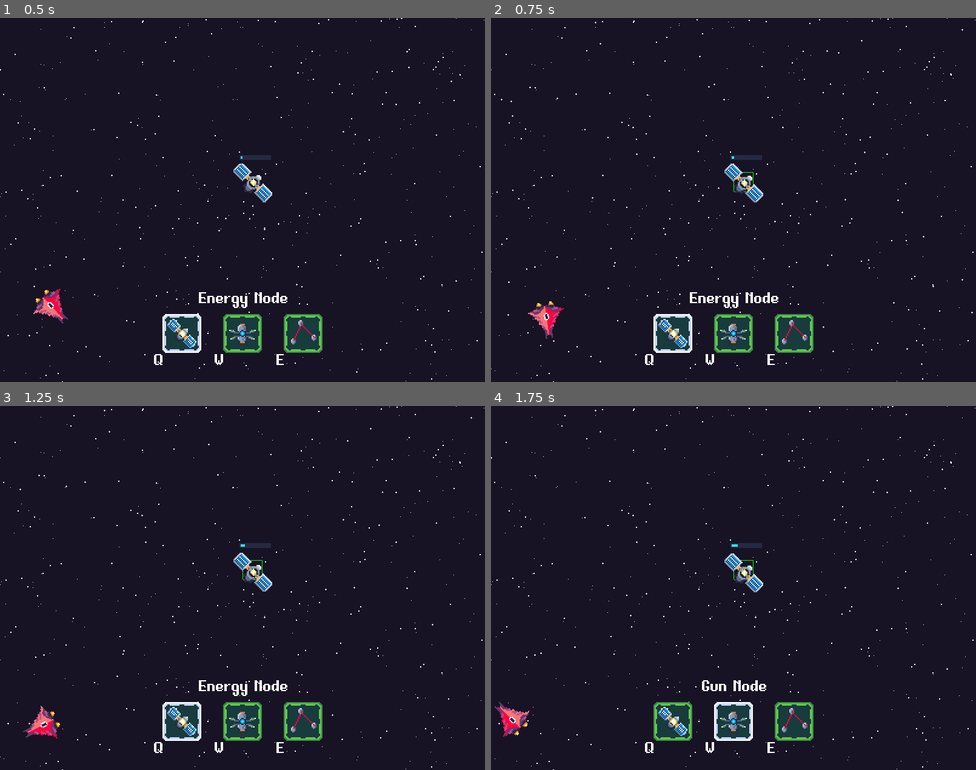
Above: before the commit, frames 1-4 (two rows, left to right).
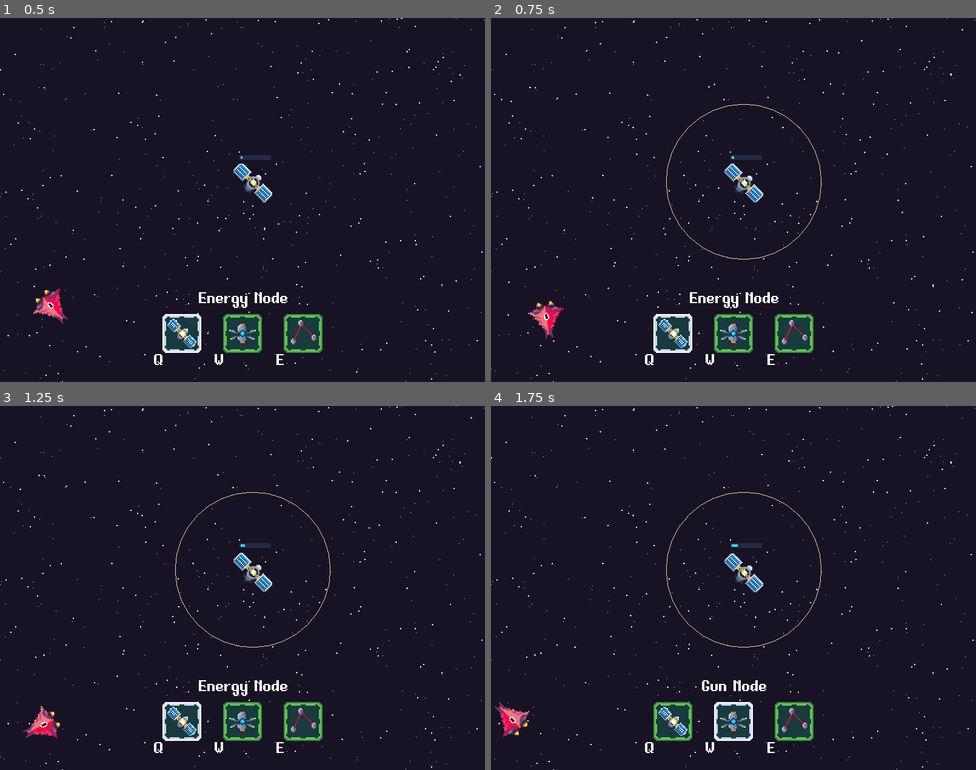
Above: after the commit, the same moments.

Repository: svntax/LD45-StartWithNothing
Game: Godot game, scene res://Scenes/Gameplay.tscn
Two runs of this game, one before a commit and one after it. Both use one fixed random seed, a clock stepped at 60 frames per second and the inputs below.
Inputs (mouse positions are in pixels of both pictures, inside the frame that each line leads up to):
- Up to frame 1 (0.5 s): no input
- Up to frame 2 (0.75 s): move the mouse to (743, 181) at 0.52 s; tap Q (BuildEnergyNode) at 0.6 s; click (743, 181) at 0.67 s
- Up to frame 3 (1.25 s): no input
- Up to frame 4 (1.75 s): tap W (BuildGunNode) at 1.35 s; click (743, 569) at 1.42 s

Frame 1 is identical in both runs. In frame 2, 0.2% of the frame differs, in the area x 36-69%, y 23-67%; in frame 3, 0.2%; in frame 4, 0.2%.

Commit message:
Separated hitbox and mouse detect into 2 area2d nodes, and added circle outline to selected node.

Diff:
--- a/Scenes/EnergyNode.tscn
+++ b/Scenes/EnergyNode.tscn
@@ -33,6 +33,10 @@
 "values": [ Vector2( 0, 0 ), Vector2( 0, 6 ), Vector2( 0, 0 ) ]
 }
 
+[sub_resource type="CapsuleShape2D" id=4]
+radius = 24.0
+height = 40.0
+
 [node name="EnergyNode" groups=[
 "EnergyNodes",
 ] instance=ExtResource( 1 )]
@@ -41,9 +45,6 @@
 [node name="Sprite" type="Sprite" parent="." index="1"]
 scale = Vector2( 2, 2 )
 texture = ExtResource( 3 )
-
-[node name="MouseDetectRange" parent="." index="2"]
-collision_mask = 3
 
 [node name="EnergyUI" type="Node2D" parent="." index="3"]
 z_index = 10
@@ -63,5 +64,8 @@
 [node name="AnimationPlayer" type="AnimationPlayer" parent="." index="4"]
 autoplay = "hover"
 anims/hover = SubResource( 3 )
+
+[node name="CollisionShape2D" type="CollisionShape2D" parent="MouseDetectRange" index="0"]
+rotation = -0.785398
+shape = SubResource( 4 )
 [connection signal="input_event" from="NodeRange" to="." method="_on_NodeRange_input_event"]
-[connection signal="input_event" from="MouseDetectRange" to="." method="_on_MouseDetectRange_input_event"]
--- a/Scenes/GunNode.tscn
+++ b/Scenes/GunNode.tscn
@@ -21,7 +21,10 @@
 "values": [ Vector2( 0, 0 ), Vector2( 0, 6 ), Vector2( 0, 0 ) ]
 }
 
-[node name="GunNode" groups=[
+[sub_resource type="RectangleShape2D" id=2]
+extents = Vector2( 34, 26 )
+
+[node name="GunNode" index="0" groups=[
 "GunNodes",
 ] instance=ExtResource( 1 )]
 script = ExtResource( 2 )
@@ -30,11 +33,13 @@
 scale = Vector2( 2, 2 )
 texture = ExtResource( 3 )
 
-[node name="MouseDetectRange" parent="." index="2"]
-collision_mask = 3
-
 [node name="AnimationPlayer" type="AnimationPlayer" parent="." index="3"]
 autoplay = "hover"
 anims/hover = SubResource( 1 )
+
+[node name="MouseDetectRange" parent="." index="4"]
+collision_mask = 3
+
+[node name="CollisionShape2D" type="CollisionShape2D" parent="MouseDetectRange" index="0"]
+shape = SubResource( 2 )
 [connection signal="input_event" from="NodeRange" to="." method="_on_NodeRange_input_event"]
-[connection signal="input_event" from="MouseDetectRange" to="." method="_on_MouseDetectRange_input_event"]
--- a/Scenes/SpaceNode.tscn
+++ b/Scenes/SpaceNode.tscn
@@ -17,10 +17,13 @@
 [node name="CollisionShape2D" type="CollisionShape2D" parent="NodeRange"]
 shape = SubResource( 1 )
 
-[node name="MouseDetectRange" type="Area2D" parent="." groups=[
+[node name="Hitbox" type="Area2D" parent="." groups=[
 "SpaceNodeHitboxes",
 ]]
 collision_layer = 5
 
-[node name="CollisionShape2D" type="CollisionShape2D" parent="MouseDetectRange"]
+[node name="CollisionShape2D" type="CollisionShape2D" parent="Hitbox"]
 shape = SubResource( 2 )
+
+[node name="MouseDetectRange" type="Area2D" parent="."]
+[connection signal="input_event" from="MouseDetectRange" to="." method="_on_MouseDetectRange_input_event"]
--- a/Scripts/EnergyNode.gd
+++ b/Scripts/EnergyNode.gd
@@ -14,8 +14,9 @@
         #to_local() needed because _draw() is relative to this node's position
         draw_line(to_local($Sprite.global_position), to_local(node.get_node("Sprite").global_position), Color.red, 2)
     if isSelected:
-        draw_rect(Rect2(-16, -16, 32, 32), Color.green, false)
+        #draw_rect(Rect2(-16, -16, 32, 32), Color.green, false)
         #draw_circle(Vector2(0, 0), NODE_RADIUS, Color.green)
+        draw_circle_arc(Vector2(0, 0), NODE_RADIUS, 0, 360, Color("ead4aa"))
 
 func _process(delta):
     update()
--- a/Scripts/GameplayControls.gd
+++ b/Scripts/GameplayControls.gd
@@ -104,6 +104,6 @@
 
 func isMouseOverlappingNode() -> bool:
     for node in get_tree().get_nodes_in_group("SpaceNodes"):
-        if mouseArea.global_position.distance_to(node.global_position) < node.MOUSE_RADIUS:
+        if mouseArea.global_position.distance_to(node.global_position) < node.HITBOX_RADIUS:
             return true
     return false
--- a/Scripts/GunNode.gd
+++ b/Scripts/GunNode.gd
@@ -18,8 +18,9 @@
         #to_local() needed because _draw() is relative to this node's position
         draw_line(to_local($Sprite.global_position), to_local(node.get_node("Sprite").global_position), Color.red, 2)
     if isSelected:
-        draw_rect(Rect2(-16, -16, 32, 32), Color.green, false)
+        #draw_rect(Rect2(-16, -16, 32, 32), Color.green, false)
         #draw_circle(Vector2(0, 0), NODE_RADIUS, Color.green)
+        draw_circle_arc(Vector2(0, 0), NODE_RADIUS, 0, 360, Color("ead4aa"))
 
 func _process(delta):
     update()
@@ -40,7 +41,7 @@
 
 func isPositionValid(pos):
     var dist : int = global_position.distance_to(pos)
-    if MOUSE_RADIUS * 2 < dist and dist < NODE_RADIUS and !nodeSystem.isMouseOverlappingNode():
+    if HITBOX_RADIUS * 2 < dist and dist < NODE_RADIUS and !nodeSystem.isMouseOverlappingNode():
         return true
     else:
         return false
--- a/Scripts/SpaceNode.gd
+++ b/Scripts/SpaceNode.gd
@@ -12,12 +12,22 @@
 onready var groupId = -1;
 
 onready var NODE_RADIUS = nodeRange.get_node("CollisionShape2D").shape.radius
-onready var MOUSE_RADIUS = $MouseDetectRange/CollisionShape2D.shape.radius
+onready var HITBOX_RADIUS = $Hitbox/CollisionShape2D.shape.radius
 
 
 
 onready var ENERGY_NODE_COST = 50;
 onready var GUN_NODE_COST = 75;
+
+# https://docs.godotengine.org/en/3.1/tutorials/2d/custom_drawing_in_2d.html
+func draw_circle_arc(center, radius, angle_from, angle_to, color):
+    var nb_points = 32
+    var points_arc = PoolVector2Array()
+    for i in range(nb_points + 1):
+        var angle_point = deg2rad(angle_from + i * (angle_to-angle_from) / nb_points - 90)
+        points_arc.push_back(center + Vector2(cos(angle_point), sin(angle_point)) * radius)
+    for index_point in range(nb_points):
+        draw_line(points_arc[index_point], points_arc[index_point + 1], color)
 
 func connectNode(targetNode) -> void:
     for element in adjacentNodes:
@@ -113,7 +123,7 @@
                 print("invalid point")
 
 func _on_MouseDetectRange_input_event(viewport, event, shape_idx):
-    if event is InputEventMouseButton and event.pressed :
+    if event is InputEventMouseButton and event.pressed:
         if event.button_index == BUTTON_LEFT:
             if not isSelected and not nodeSystem.hasSelectedNode():
                 isSelected = true
@@ -128,7 +138,7 @@
 
 func isPositionValid(pos):
     var dist : int = global_position.distance_to(pos)
-    if MOUSE_RADIUS * 2 < dist and dist < NODE_RADIUS and !nodeSystem.isMouseOverlappingNode():
+    if HITBOX_RADIUS * 2 < dist and dist < NODE_RADIUS and !nodeSystem.isMouseOverlappingNode():
         return true
     else:
         return false
Not shown: 1 places in Scenes/EnergyNode.tscn that only renumber resources
Not shown: 1 places in Scenes/GunNode.tscn that only renumber resources
